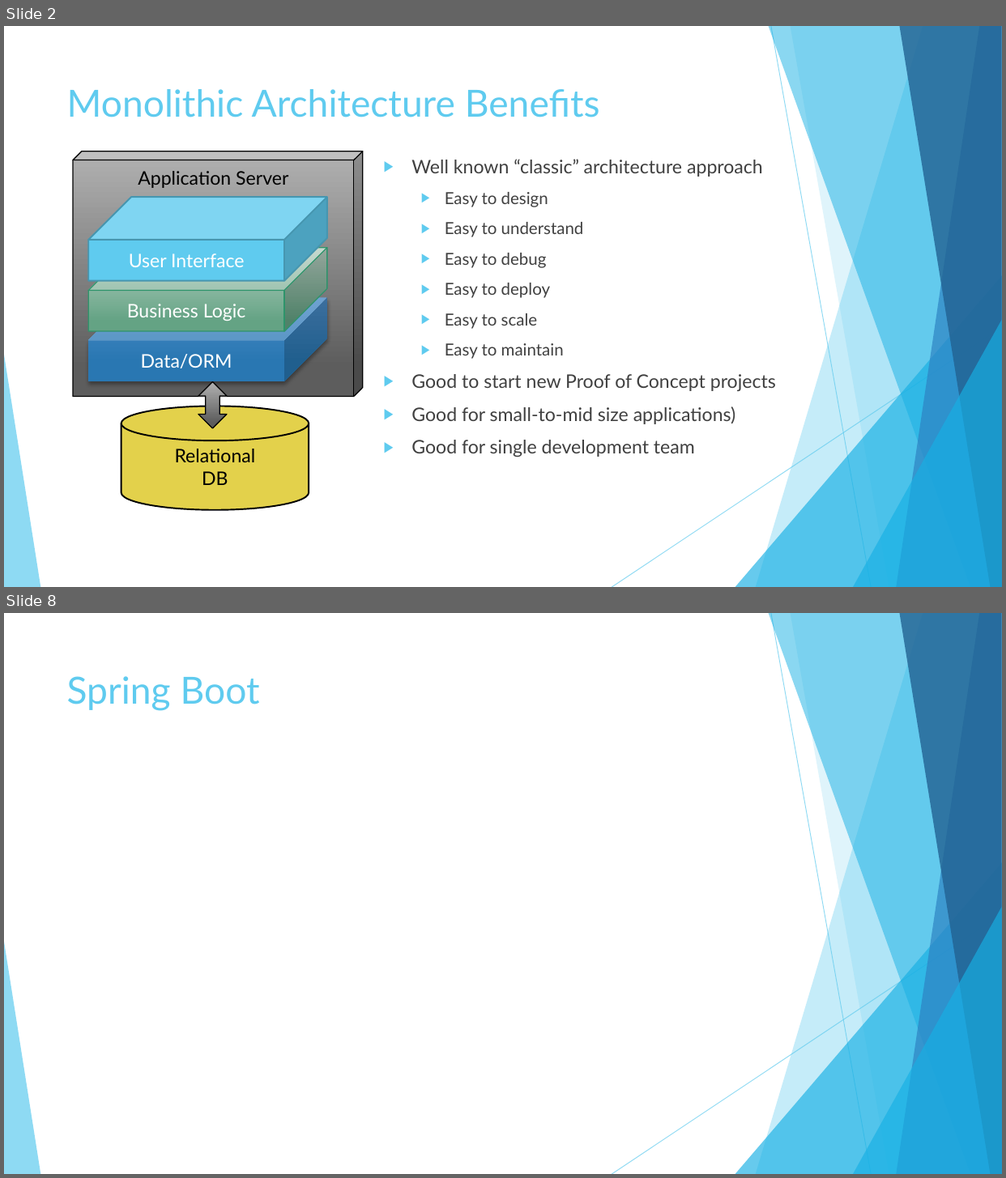
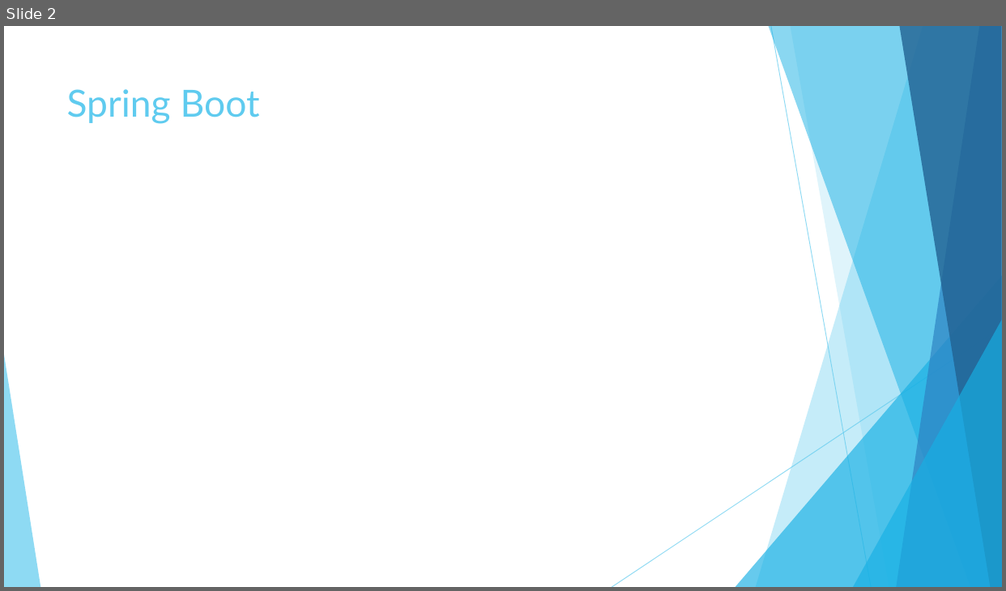
Before and after one commit to vlytsus/springboot-cloud-demo-one, a slide deck: docs/Presentation.pptx. Shown one above the other, each under a label of ours: slides 2 and 8 before the commit, slide 2 after it; the slides between them are not shown. The pictures are 1006x1178 and 1006x591 pixels, drawn with LibreOffice and Linux fonts; fonts in the diff are those of the drawing. Boxes give left, top, right and bottom in pixels: in the first picture for what was removed or moved away, otherwise in the second. Text is boxed around its words. In the diff, an @@ line names an element or a change of style, - is before the commit and + after.

```diff
--- a/docs/Presentation.pptx
+++ b/docs/Presentation.pptx
@@ slide 2 removed at (4,26,1002,587), background #FFFFFF; not listed: 10 template elements that a slide beside it also shows @@
@@ title removed at (67,89,600,118) @@
-Monolithic Architecture Benefits
@@ cube removed at (73,151,363,396) @@
-Application Server
@@ text removed at (411,159,776,457) @@
-▶ Well known “classic” architecture approach
-  ▶ Easy to design
-  ▶ Easy to understand
-  ▶ Easy to debug
-  ▶ Easy to deploy
-  ▶ Easy to scale
-  ▶ Easy to maintain
-▶ Good to start new Proof of Concept projects
-▶ Good for small-to-mid size applications)
-▶ Good for single development team
@@ cube removed at (88,198,327,281) @@
-User Interface
@@ cube removed at (88,248,327,331) @@
-Business Logic
@@ cube removed at (88,297,327,382) @@
-Data/ORM
@@ up down arrow removed at (198,382,227,429) @@
@@ cylinder removed at (121,407,309,510) @@
-Relational
-DB
@@ what was slide 8 is now slide 2 @@
```
Also in this commit, not shown: 1 slide changed, 5 other slides removed, 1 other file.
